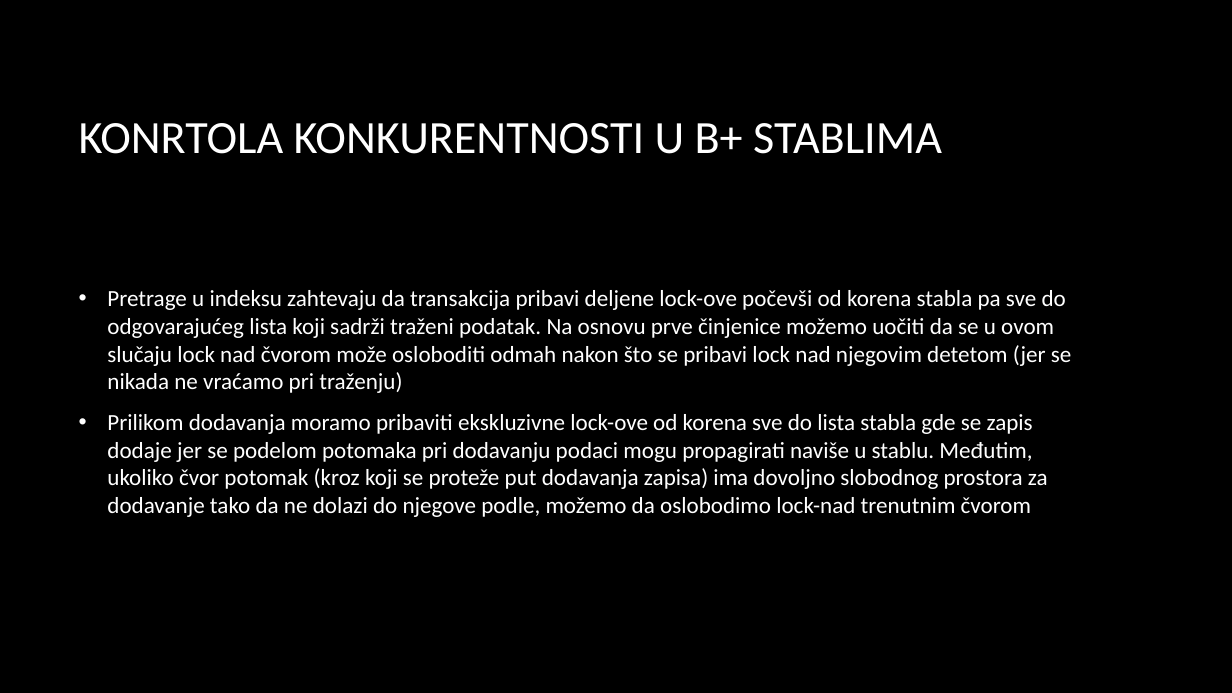
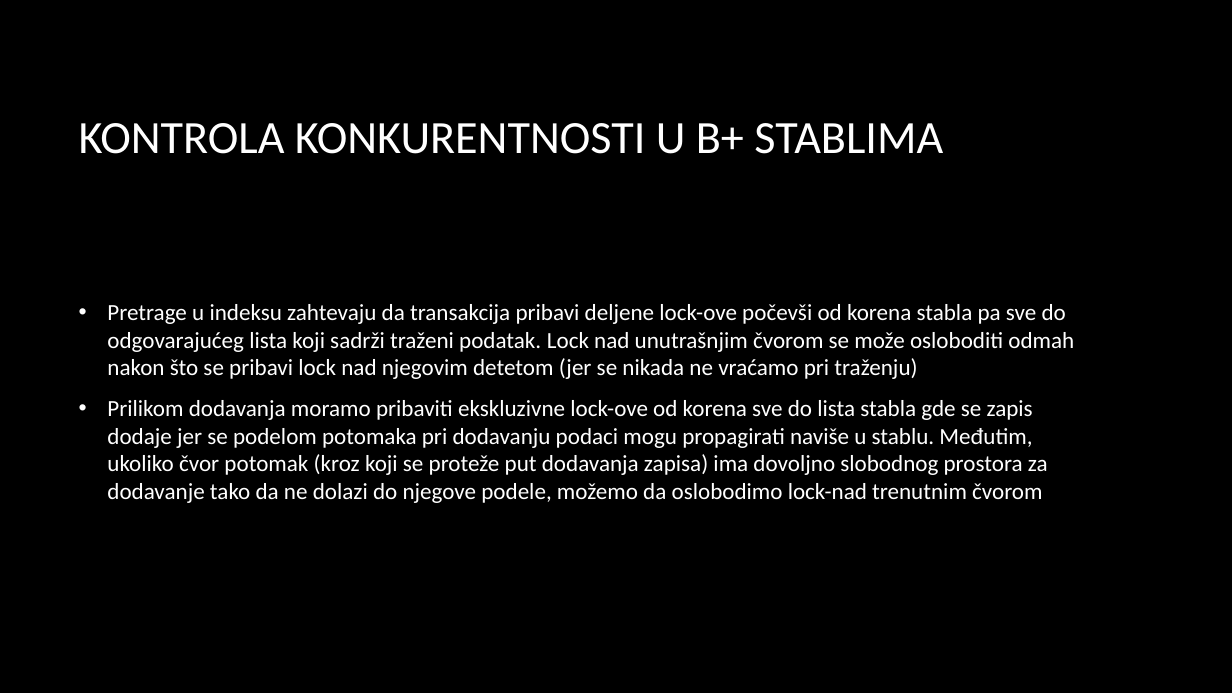
Before and after one commit to Rista5/DBMS, a slide deck: slide 8 of Obrada transakcija/Obrada transakcija.pptx. Drawn at 1232x693 pixels with LibreOffice and Linux fonts; fonts in the diff are those of the drawing; background and template pictures are left out. Boxes give left, top, right and bottom in pixels: in the first picture for what was removed or moved away, otherwise in the second. Text is boxed around its words. In the diff, an @@ line names an element or a change of style, - is before the commit and + after.

```diff
--- a/Obrada transakcija/Obrada transakcija.pptx
+++ b/Obrada transakcija/Obrada transakcija.pptx
@@ title at (x1=79, y1=123, x2=943, y2=154): text changed @@
-KONRTOLA KONKURENTNOSTI U B+ STABLIMA
+KONTROLA KONKURENTNOSTI U B+ STABLIMA
@@ text at (x1=107, y1=304, x2=1074, y2=503): text changed @@
-• Pretrage u indeksu zahtevaju da transakcija pribavi deljene lock-ove počevši od korena stabla pa sve do odgovarajućeg lista koji sadrži traženi podatak. Na osnovu prve činjenice možemo uočiti da se u ovom slučaju lock nad čvorom može osloboditi odmah nakon što se pribavi lock nad njegovim detetom (jer se nikada ne vraćamo pri traženju)
-• Prilikom dodavanja moramo pribaviti ekskluzivne lock-ove od korena sve do lista stabla gde se zapis dodaje jer se podelom potomaka pri dodavanju podaci mogu propagirati naviše u stablu. Međutim, ukoliko čvor potomak (kroz koji se proteže put dodavanja zapisa) ima dovoljno slobodnog prostora za dodavanje tako da ne dolazi do njegove podle, možemo da oslobodimo lock-nad trenutnim čvorom
+• Pretrage u indeksu zahtevaju da transakcija pribavi deljene lock-ove počevši od korena stabla pa sve do odgovarajućeg lista koji sadrži traženi podatak. Lock nad unutrašnjim čvorom se može osloboditi odmah nakon što se pribavi lock nad njegovim detetom (jer se nikada ne vraćamo pri traženju)
+• Prilikom dodavanja moramo pribaviti ekskluzivne lock-ove od korena sve do lista stabla gde se zapis dodaje jer se podelom potomaka pri dodavanju podaci mogu propagirati naviše u stablu. Međutim, ukoliko čvor potomak (kroz koji se proteže put dodavanja zapisa) ima dovoljno slobodnog prostora za dodavanje tako da ne dolazi do njegove podele, možemo da oslobodimo lock-nad trenutnim čvorom
```
Also in this commit, not shown: 2 other slides changed, 2 other files.
